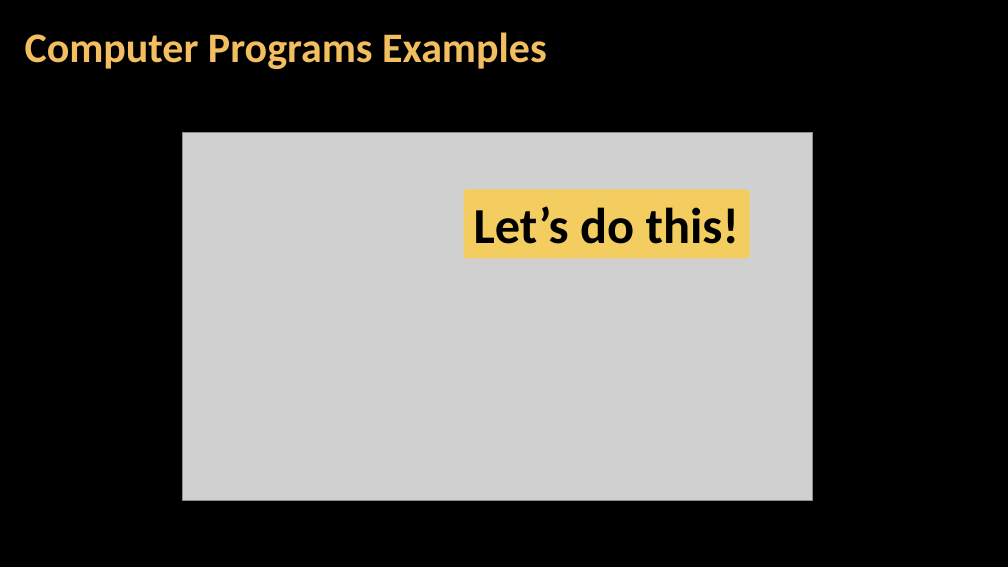
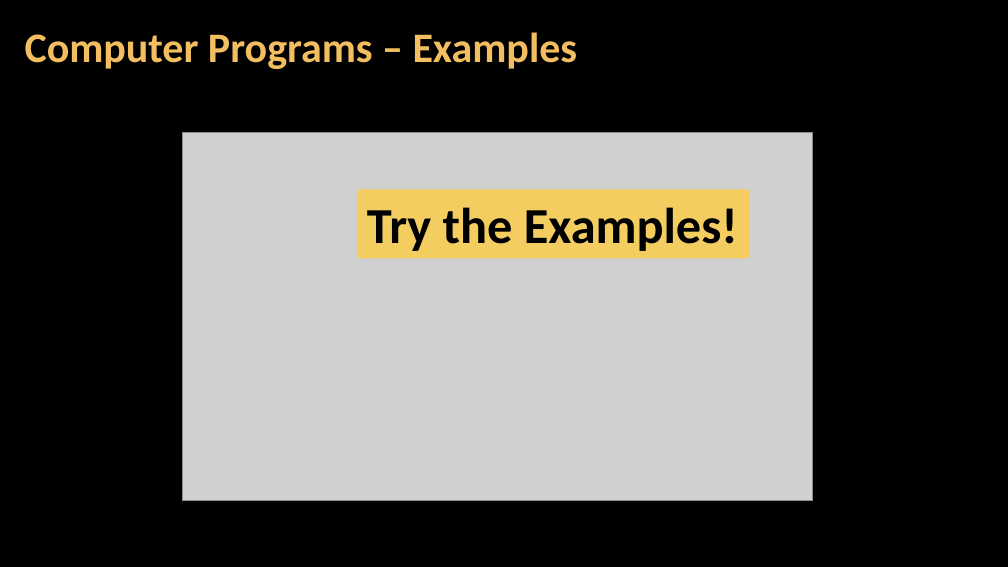
Before and after one commit to SoftUni/Programming-Basics-Book-CSharp-EN, a slide deck: slide 3 of resources/Presentation-Slides/Chapter-1-Into-Programming/04.Computer-Programs-Examples.pptx. Drawn at 1008x567 pixels with LibreOffice and Linux fonts; fonts in the diff are those of the drawing; grey boxes stand for pictures; background and template pictures are left out. Boxes give left, top, right and bottom in pixels: in the first picture for what was removed or moved away, otherwise in the second. Text is boxed around its words. In the diff, an @@ line names an element or a change of style, - is before the commit and + after.

```diff
--- a/resources/Presentation-Slides/Chapter-1-Into-Programming/04.Computer-Programs-Examples.pptx
+++ b/resources/Presentation-Slides/Chapter-1-Into-Programming/04.Computer-Programs-Examples.pptx
@@ title at [25, 32, 578, 69]: text changed @@
-Computer Programs Examples
+Computer Programs – Examples
@@ rounded rectangle "Try the Examples!": place and size @@
-rounded rectangle "Try the Examples!" at [464, 189, 750, 258]
+rounded rectangle "Try the Examples!" at [357, 189, 749, 258]
@@ text in rounded rectangle at [367, 207, 738, 251]: text changed @@
-Let’s do this!
+Try the Examples!
```
Also in this commit, not shown: 2 other slides changed, 12 other files.
